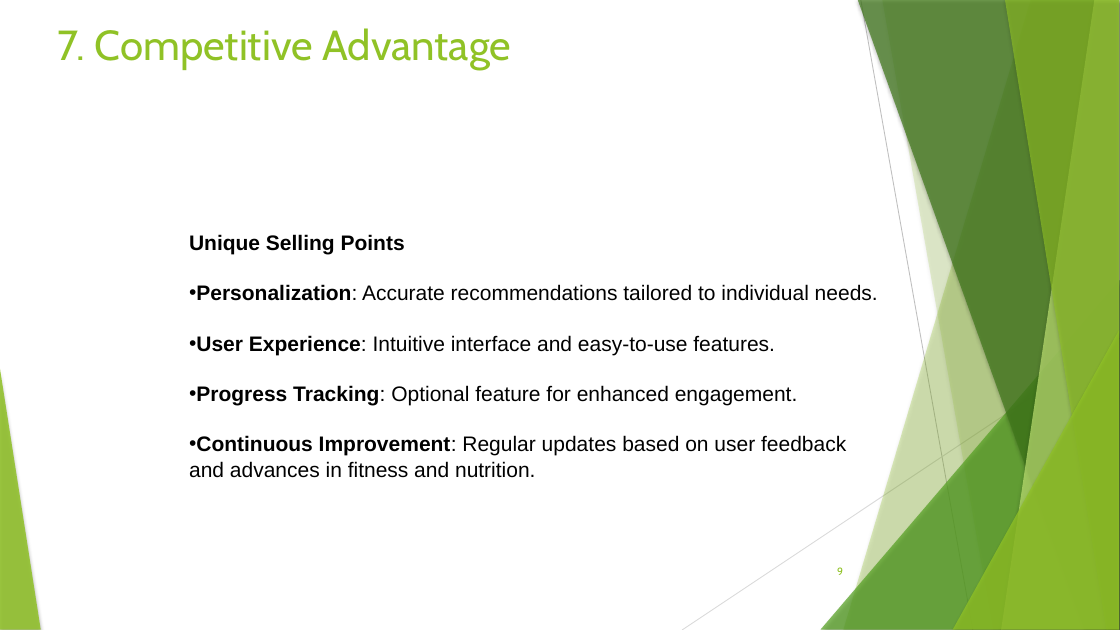
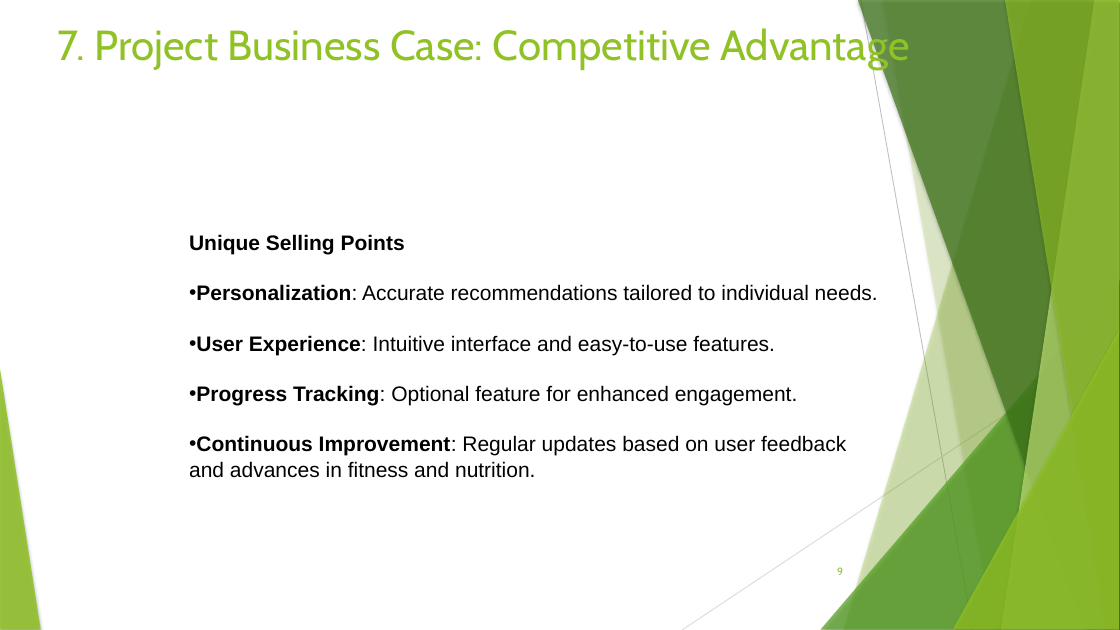
Before and after one commit to rpared/FitForm, a slide deck: slide 9 of docs/FitForm_Presentation_CoverV2.pptx. Drawn at 1120x630 pixels with LibreOffice and Linux fonts; fonts in the diff are those of the drawing. Boxes give left, top, right and bottom in pixels: in the first picture for what was removed or moved away, otherwise in the second. Text is boxed around its words. In the diff, an @@ line names an element or a change of style, - is before the commit and + after.

```diff
--- a/docs/FitForm_Presentation_CoverV2.pptx
+++ b/docs/FitForm_Presentation_CoverV2.pptx
@@ text at (57,25,909,70): text changed @@
-7. Competitive Advantage
+7. Project Business Case: Competitive Advantage
```
Also in this commit, not shown: 4 other slides changed, 13 other files.
